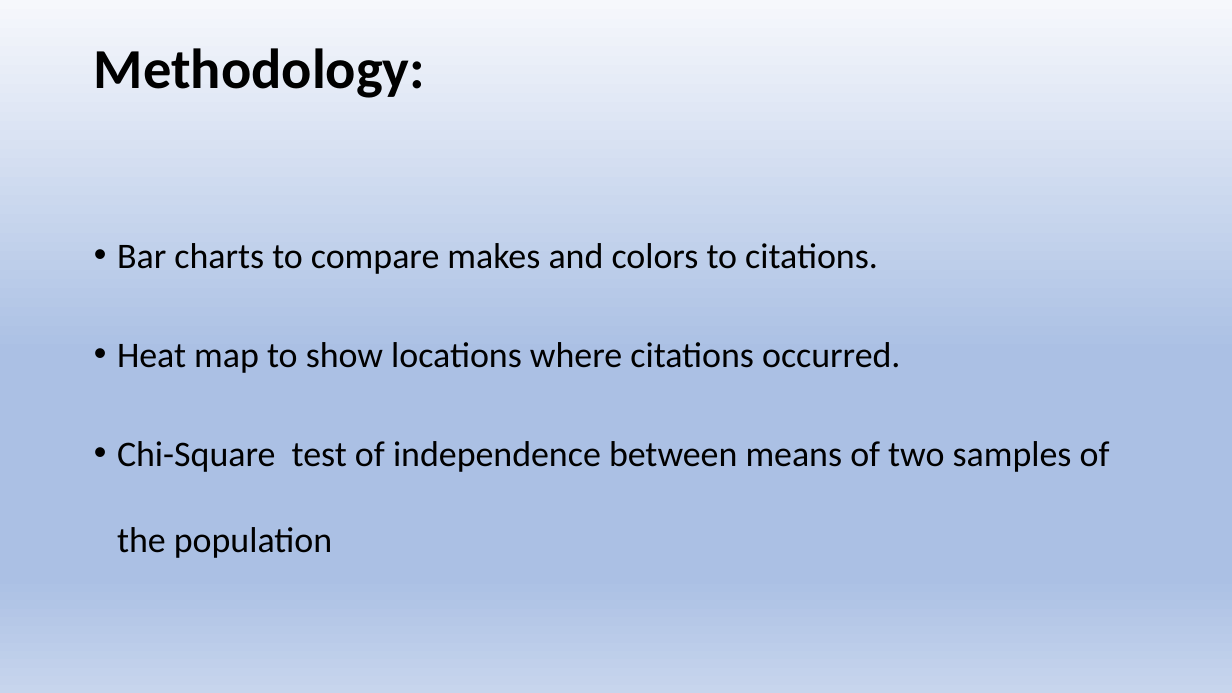
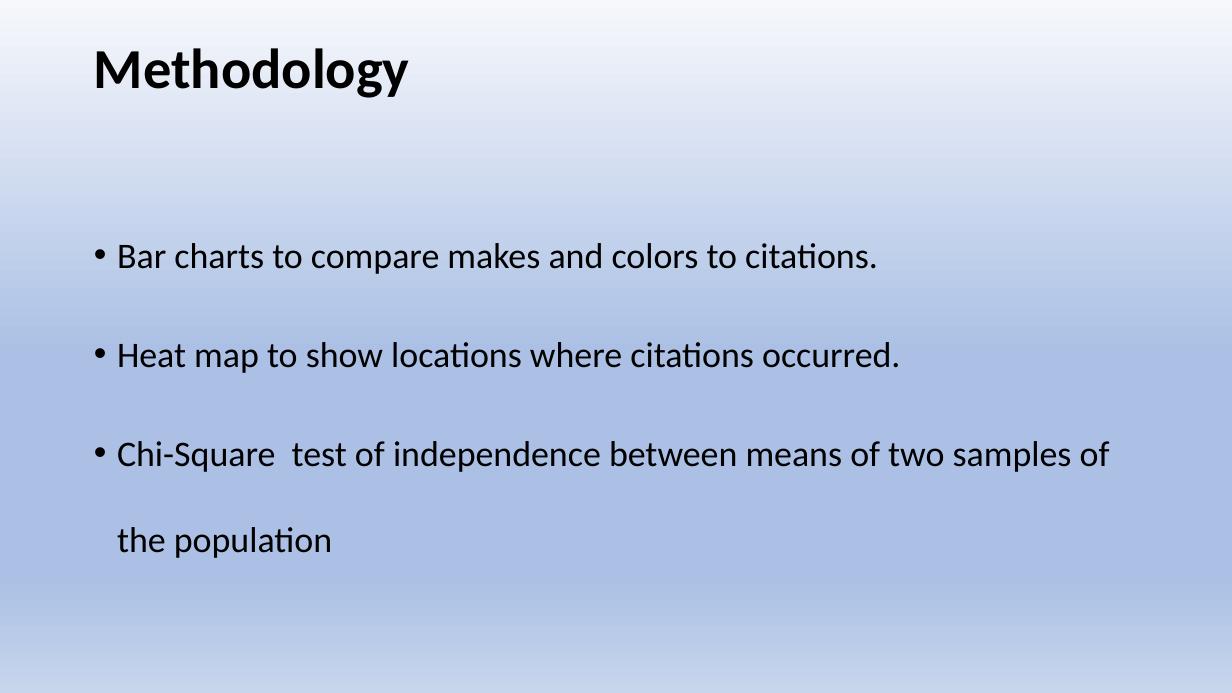
Before and after one commit to chele0630/Team3_Project1, a slide deck: slide 4 of Citation_Py_PPT.pptx. Drawn at 1232x693 pixels with LibreOffice and Linux fonts; fonts in the diff are those of the drawing. Boxes give left, top, right and bottom in pixels: in the first picture for what was removed or moved away, otherwise in the second. Text is boxed around its words. In the diff, an @@ line names an element or a change of style, - is before the commit and + after.

```diff
--- a/Citation_Py_PPT.pptx
+++ b/Citation_Py_PPT.pptx
@@ title at (94, 48, 410, 98): text changed @@
-Methodology:
+Methodology
```
Also in this commit, not shown: 7 other slides changed, 3 other files.
